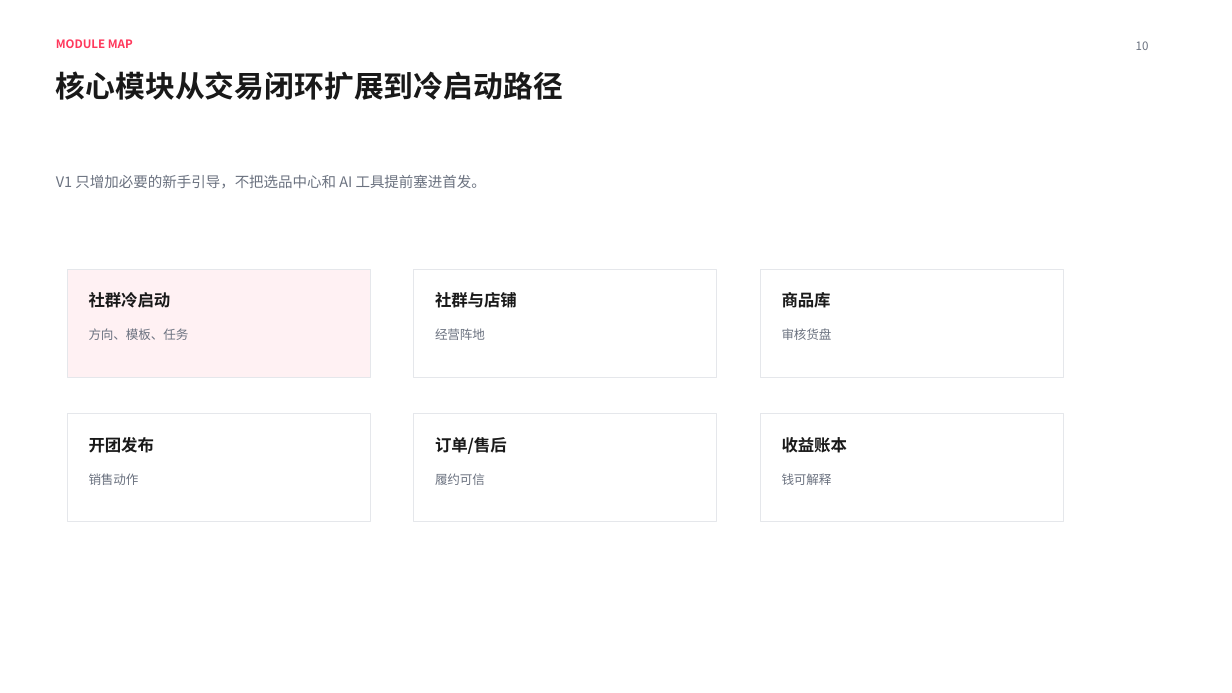
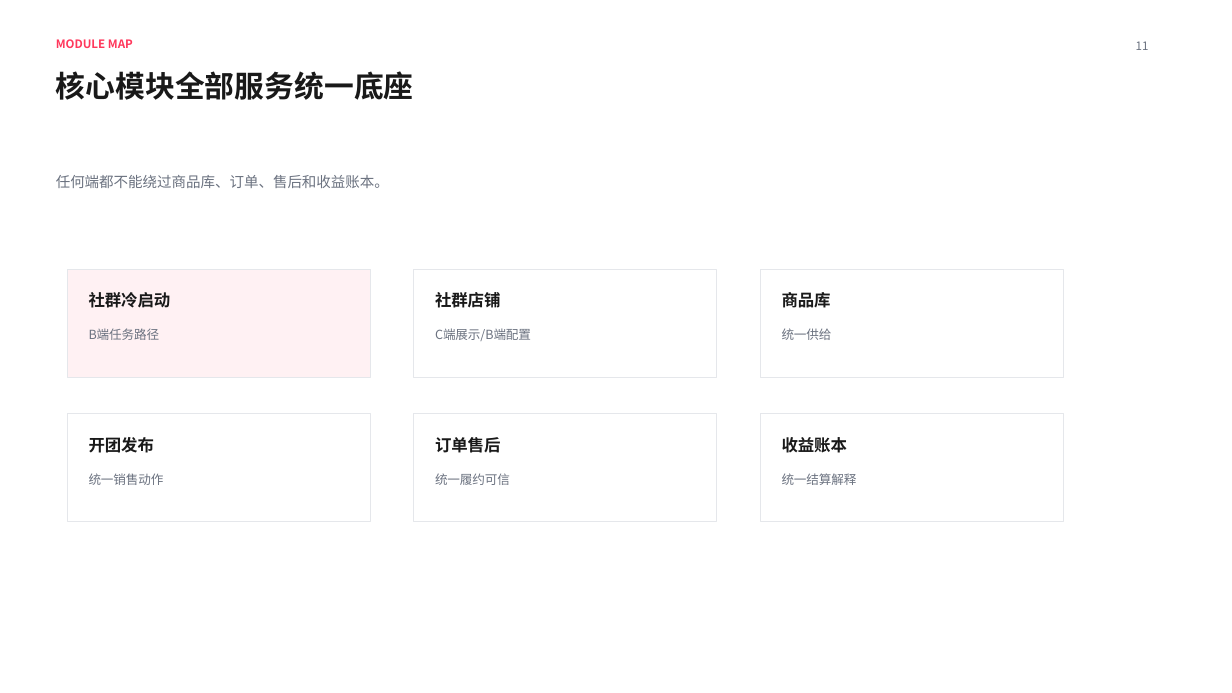
Before and after one commit to 1457513127/codex, a slide deck: slide 11 of 02-项目会/和趣社群店铺三场景产品蓝图同步会.pptx (slide 10 before the commit). Drawn at 1232x693 pixels with LibreOffice and Linux fonts; fonts in the diff are those of the drawing. Boxes give left, top, right and bottom in pixels: in the first picture for what was removed or moved away, otherwise in the second. Text is boxed around its words. In the diff, an @@ line names an element or a change of style, - is before the commit and + after.

```diff
--- a/02-项目会/和趣社群店铺三场景产品蓝图同步会.pptx
+++ b/02-项目会/和趣社群店铺三场景产品蓝图同步会.pptx
@@ text at <box>1136,41,1149,50</box>: text changed @@
-10
+11
@@ text at <box>56,71,414,100</box>: text changed @@
-核心模块从交易闭环扩展到冷启动路径
+核心模块全部服务统一底座
@@ text at <box>56,175,389,188</box>: text changed @@
-V1 只增加必要的新手引导，不把选品中心和 AI 工具提前塞进首发。
+任何端都不能绕过商品库、订单、售后和收益账本。
@@ text at <box>435,292,500,308</box>: text changed @@
-社群与店铺
+社群店铺
@@ text at <box>89,328,160,340</box>: text changed @@
-方向、模板、任务
+B端任务路径
@@ text at <box>435,328,531,341</box>: text changed @@
-经营阵地
+C端展示/B端配置
@@ text at <box>782,328,832,340</box>: text changed @@
-审核货盘
+统一供给
@@ text at <box>435,437,500,453</box>: text changed @@
-订单/售后
+订单售后
@@ text at <box>89,473,164,485</box>: text changed @@
-销售动作
+统一销售动作
@@ text at <box>435,473,510,485</box>: text changed @@
-履约可信
+统一履约可信
@@ text at <box>782,473,857,485</box>: text changed @@
-钱可解释
+统一结算解释
```
Also in this commit, not shown: 19 other slides changed, 9 slides added, 8 slides removed, 6 other files.
